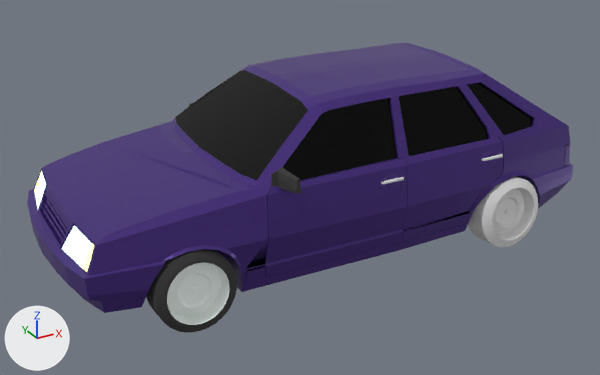
Two versions of the glTF model house/scene.gltf, one commit apart.
Camera for both pictures: a 50 mm camera at (-2.19, -3.85, 1.78) aimed at (-0.1, -0.03, -0.13). Arrows for +X, +Y and +Z are at lower left; the lights stay in place. Where no turn or scale is listed for an object, it has been applied to the vertices.
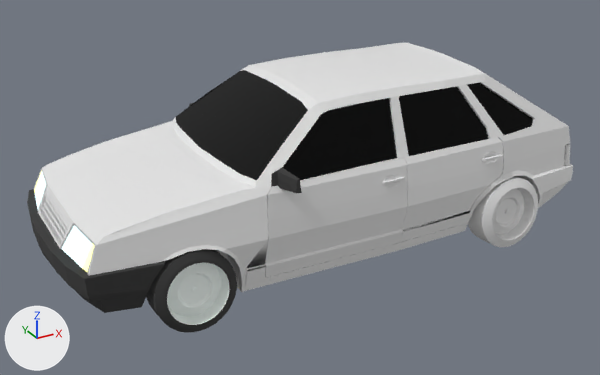
Changed parts and their boxes [x1, y1, x2, y2] in the pictures (600 x 375 px):
'Cube', recoloured (purple to white)
    both: [34, 43, 573, 292]
'Cube.007', recoloured (purple to black)
    both: [27, 189, 165, 313]

The change, as a list of edits to the scene's bpy script:
```text
Change me_cube_002:
    where me_cube_002.from_pydata(...)  # 860 vertices, 1570 faces; spans x -1.5..1.51, y -0.69..0.69, z -0.37..0.53
    remove me_cube_002.materials.append(mat_material_003)  # purple #4c3186
Change me_cube_007:
    where me_cube_007.from_pydata(...)  # 89 vertices, 142 faces; spans x -1.556..-1.109, y -0.598..0.598, z -0.306..-0.078
    remove me_cube_007.materials.append(mat_material_003)  # purple #4c3186
    add me_cube_007.materials.append(mat_material_006)  # black #383838
```
